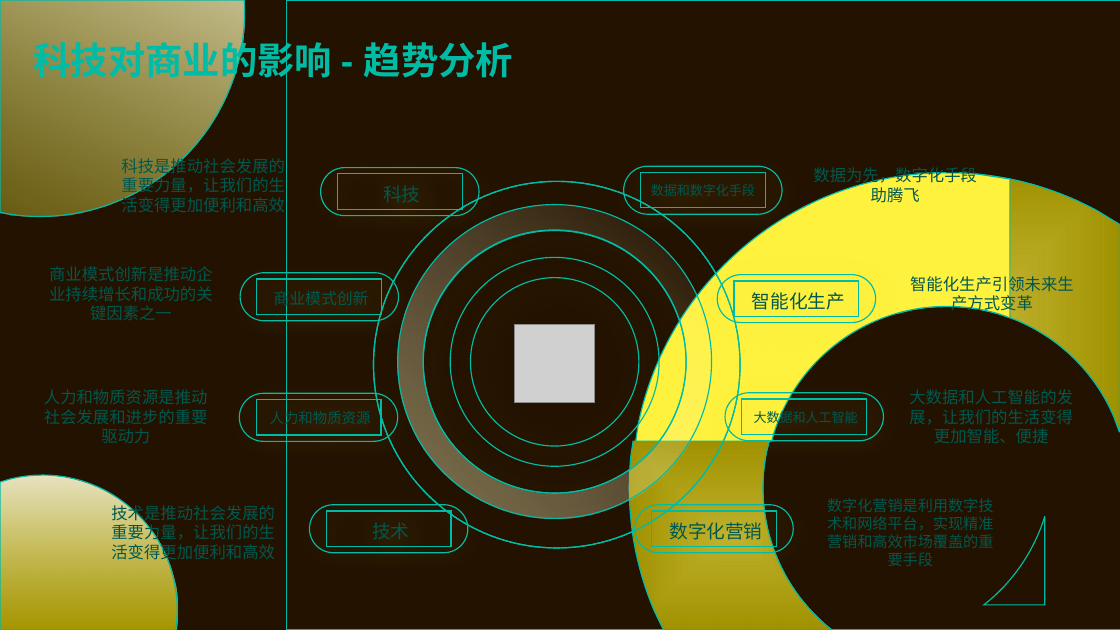
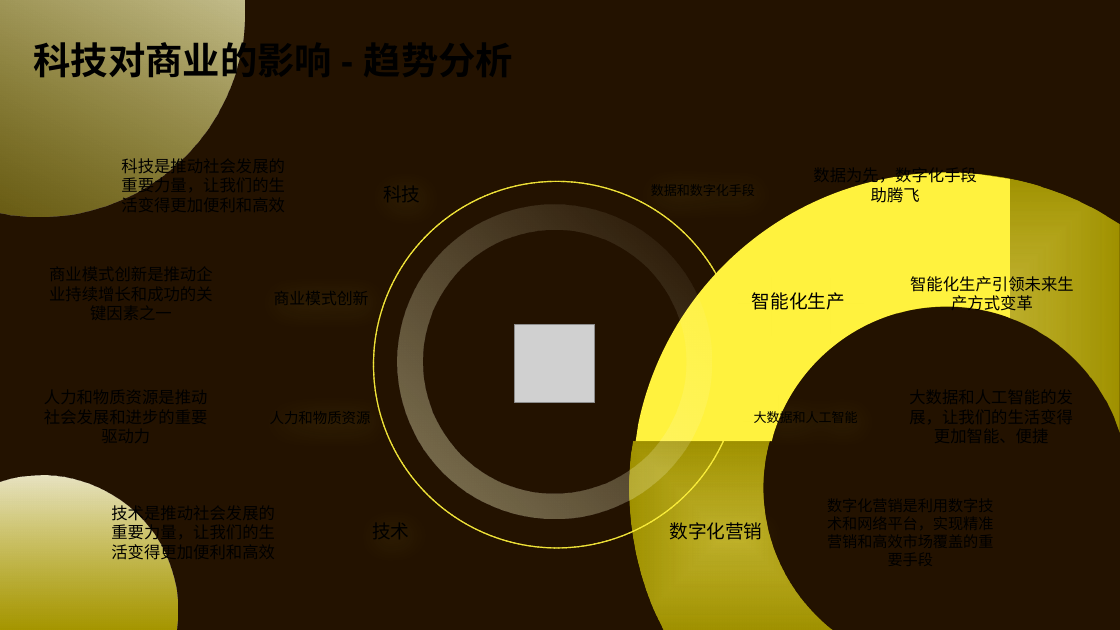
Before and after one commit to GYC-lab/python-based-ppt-design, a slide deck: slide 1 of output/motiongo科技1_new.pptx. Drawn at 1120x630 pixels with LibreOffice and Linux fonts; fonts in the diff are those of the drawing; grey boxes stand for pictures. Boxes give left, top, right and bottom in pixels: in the first picture for what was removed or moved away, otherwise in the second. Text is boxed around its words. In the diff, an @@ line names an element or a change of style, - is before the commit and + after.

```diff
--- a/output/motiongo科技1_new.pptx
+++ b/output/motiongo科技1_new.pptx
@@ text "科技对商业的影响 - 趋势分析" at (x1=33, y1=36, x2=332, y2=84): text colour #00BCA7 to #000000 @@
@@ rectangle removed at (x1=287, y1=0, x2=1120, y2=630) @@
@@ outline #00BCA7 1 pt dashed to #FFF23E 1 pt dashed in 4 elements at (x1=298, y1=106, x2=816, y2=624), (x1=298, y1=106, x2=816, y2=624), (x1=298, y1=106, x2=816, y2=624), (x1=298, y1=106, x2=816, y2=624) @@
@@ rounded rectangle removed at (x1=321, y1=168, x2=480, y2=216) @@
@@ rectangle removed at (x1=338, y1=174, x2=463, y2=209) @@
-科技
@@ rounded rectangle removed at (x1=623, y1=166, x2=782, y2=214) @@
@@ rectangle removed at (x1=640, y1=172, x2=765, y2=208) @@
-数据和数字化手段
@@ outline #00BCA7 1 pt to none in 6 elements at (x1=629, y1=441, x2=832, y2=630), (x1=898, y1=173, x2=1120, y2=433), (x1=636, y1=173, x2=1010, y2=442), (x1=0, y1=0, x2=268, y2=279), (x1=0, y1=476, x2=177, y2=630), (x1=398, y1=205, x2=712, y2=519) @@
@@ ellipse removed at (x1=423, y1=230, x2=686, y2=493) @@
@@ text removed at (x1=49, y1=266, x2=213, y2=320) @@
-商业模式创新是推动企业持续增长和成功的关键因素之一
@@ ellipse at (x1=450, y1=257, x2=660, y2=466): outline #00BCA7 1 pt to #FFF78B 1 pt @@
@@ text colour #00584E to #000000 in 4 elements at (x1=121, y1=155, x2=285, y2=200), (x1=111, y1=502, x2=275, y2=563), (x1=813, y1=172, x2=977, y2=203), (x1=910, y1=273, x2=1074, y2=315) @@
@@ rounded rectangle removed at (x1=240, y1=273, x2=399, y2=321) @@
@@ rectangle removed at (x1=257, y1=279, x2=382, y2=314) @@
-商业模式创新
@@ ellipse removed at (x1=471, y1=278, x2=639, y2=447) @@
@@ rounded rectangle removed at (x1=718, y1=275, x2=876, y2=323) @@
@@ text removed at (x1=44, y1=389, x2=208, y2=443) @@
-人力和物质资源是推动社会发展和进步的重要驱动力
@@ text removed at (x1=909, y1=389, x2=1073, y2=443) @@
-大数据和人工智能的发展，让我们的生活变得更加智能、便捷
@@ rounded rectangle removed at (x1=239, y1=393, x2=398, y2=441) @@
@@ rectangle removed at (x1=256, y1=400, x2=381, y2=435) @@
-人力和物质资源
@@ rounded rectangle removed at (x1=725, y1=393, x2=884, y2=441) @@
@@ rounded rectangle removed at (x1=309, y1=505, x2=468, y2=553) @@
@@ rounded rectangle removed at (x1=635, y1=505, x2=794, y2=553) @@
@@ text removed at (x1=827, y1=498, x2=993, y2=566) @@
-数字化营销是利用数字技术和网络平台，实现精准营销和高效市场覆盖的重要手段
@@ rectangle removed at (x1=326, y1=511, x2=451, y2=546) @@
-技术
@@ 3 texts moved together from (x1=652, y1=281, x2=867, y2=546) to (x1=670, y1=292, x2=858, y2=540) @@
@@ text colour #00584E to #000000; outline #00BCA7 1 pt to none; shadow off in 3 elements at (x1=752, y1=292, x2=845, y2=310), (x1=754, y1=408, x2=858, y2=426), (x1=670, y1=522, x2=763, y2=540) @@
@@ freeform shape removed at (x1=984, y1=517, x2=1044, y2=605) @@
```
Also in this commit, not shown: 4 other files.
